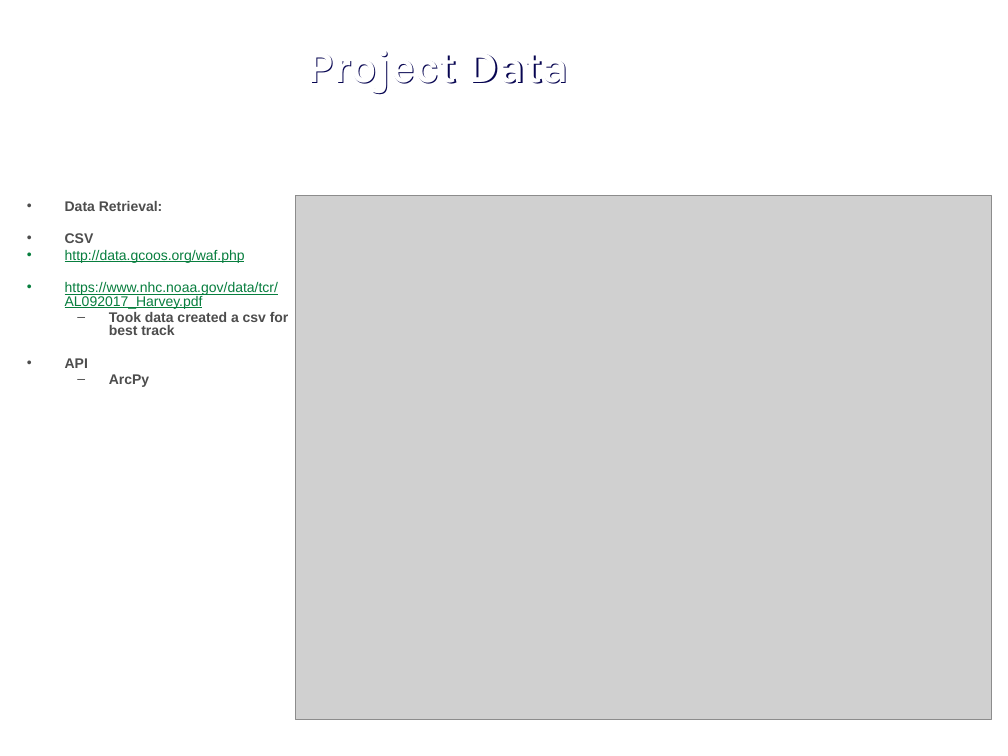
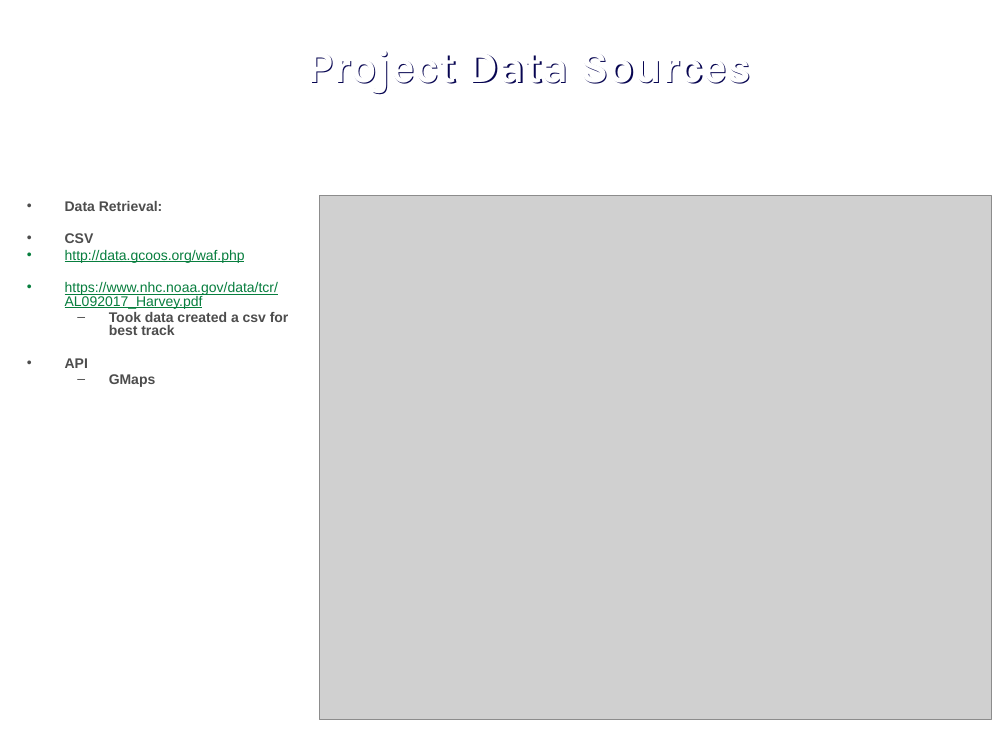
Before and after one commit to j1-aggie/Hurricane_Harvey_Analysis, a slide deck: slide 4 of Final Presentation.pptx (slide 3 before the commit). Drawn at 1008x756 pixels with LibreOffice and Linux fonts; fonts in the diff are those of the drawing; grey boxes stand for pictures; background and template pictures are left out. Boxes give left, top, right and bottom in pixels: in the first picture for what was removed or moved away, otherwise in the second. Text is boxed around its words. In the diff, an @@ line names an element or a change of style, - is before the commit and + after.

```diff
--- a/Final Presentation.pptx
+++ b/Final Presentation.pptx
@@ title at <box>308,51,751,93</box>: text changed @@
-Project Data
+Project Data Sources
@@ picture: place and size @@
-picture at <box>295,196,991,720</box>
+picture at <box>320,196,992,720</box>
@@ text at <box>109,374,156,387</box>: text changed @@
-  – ArcPy
+  – GMaps
```
Also in this commit, not shown: 9 other slides changed, 3 slides added, 1 slide removed, 17 other files.
